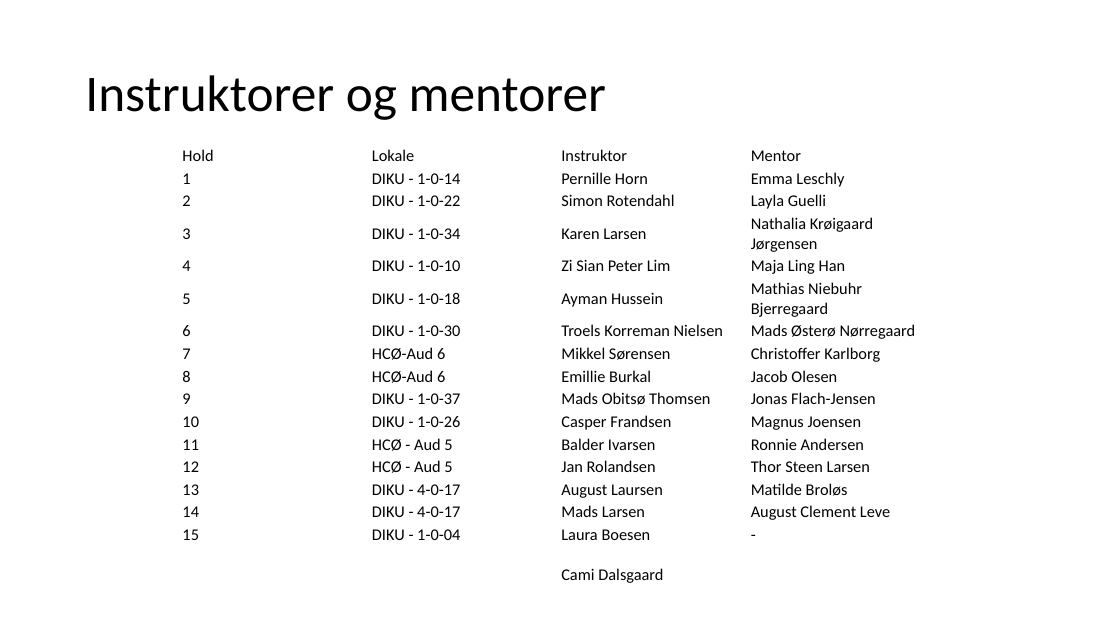
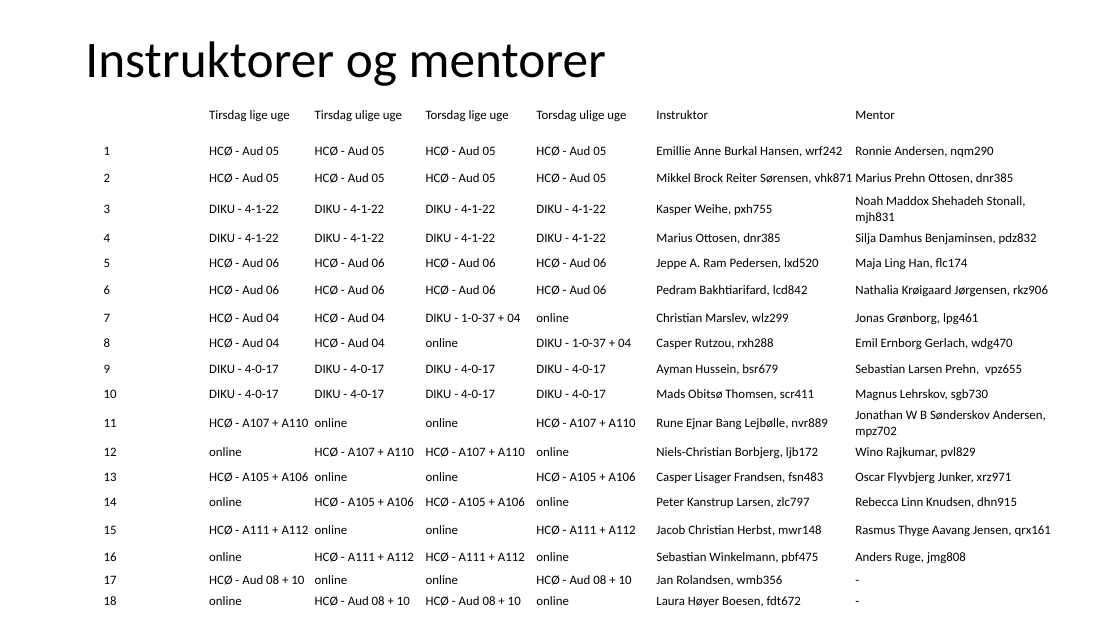
Before and after one commit to fisterloegsovs/pop22, a slide deck: slide 3 of lectures/01WelcomeNScratch/1.1Welcome/lecture.pptx. Drawn at 1120x630 pixels with LibreOffice and Linux fonts; fonts in the diff are those of the drawing. Boxes give left, top, right and bottom in pixels: in the first picture for what was removed or moved away, otherwise in the second. Text is boxed around its words. In the diff, an @@ line names an element or a change of style, - is before the commit and + after.

```diff
--- a/lectures/01WelcomeNScratch/1.1Welcome/lecture.pptx
+++ b/lectures/01WelcomeNScratch/1.1Welcome/lecture.pptx
@@ title "Instruktorer og mentorer" moved from (x1=85, y1=75, x2=606, y2=120) to (x1=85, y1=41, x2=606, y2=86) @@
@@ table added at (x1=103, y1=92, x2=1055, y2=611), 19 rows, 7 columns @@
+ | Tirsdag lige uge | Tirsdag ulige uge | Torsdag lige uge | Torsdag ulige uge | Instruktor | Mentor
+1 | HCØ - Aud 05 | HCØ - Aud 05 | HCØ - Aud 05 | HCØ - Aud 05 | Emillie Anne Burkal Hansen, wrf242 | Ronnie Andersen, nqm290
+2 | HCØ - Aud 05 | HCØ - Aud 05 | HCØ - Aud 05 | HCØ - Aud 05 | Mikkel Brock Reiter Sørensen, vhk871 | Marius Prehn Ottosen, dnr385
+3 | DIKU - 4-1-22 | DIKU - 4-1-22 | DIKU - 4-1-22 | DIKU - 4-1-22 | Kasper Weihe, pxh755 | Noah Maddox Shehadeh Stonall, mjh831
+4 | DIKU - 4-1-22 | DIKU - 4-1-22 | DIKU - 4-1-22 | DIKU - 4-1-22 | Marius Ottosen, dnr385 | Silja Damhus Benjaminsen, pdz832
+5 | HCØ - Aud 06 | HCØ - Aud 06 | HCØ - Aud 06 | HCØ - Aud 06 | Jeppe A. Ram Pedersen, lxd520 | Maja Ling Han, flc174
+6 | HCØ - Aud 06 | HCØ - Aud 06 | HCØ - Aud 06 | HCØ - Aud 06 | Pedram Bakhtiarifard, lcd842 | Nathalia Krøigaard Jørgensen, rkz906
+7 | HCØ - Aud 04 | HCØ - Aud 04 | DIKU - 1-0-37 + 04 | online | Christian Marslev, wlz299 | Jonas Grønborg, lpg461
+8 | HCØ - Aud 04 | HCØ - Aud 04 | online | DIKU - 1-0-37 + 04 | Casper Rutzou, rxh288 | Emil Ernborg Gerlach, wdg470
+9 | DIKU - 4-0-17 | DIKU - 4-0-17 | DIKU - 4-0-17 | DIKU - 4-0-17 | Ayman Hussein, bsr679 | Sebastian Larsen Prehn, vpz655
+10 | DIKU - 4-0-17 | DIKU - 4-0-17 | DIKU - 4-0-17 | DIKU - 4-0-17 | Mads Obitsø Thomsen, scr411 | Magnus Lehrskov, sgb730
+11 | HCØ - A107 + A110 | online | online | HCØ - A107 + A110 | Rune Ejnar Bang Lejbølle, nvr889 | Jonathan W B Sønderskov Andersen, mpz702
+12 | online | HCØ - A107 + A110 | HCØ - A107 + A110 | online | Niels-Christian Borbjerg, ljb172 | Wino Rajkumar, pvl829
+13 | HCØ - A105 + A106 | online | online | HCØ - A105 + A106 | Casper Lisager Frandsen, fsn483 | Oscar Flyvbjerg Junker, xrz971
+14 | online | HCØ - A105 + A106 | HCØ - A105 + A106 | online | Peter Kanstrup Larsen, zlc797 | Rebecca Linn Knudsen, dhn915
+15 | HCØ - A111 + A112 | online | online | HCØ - A111 + A112 | Jacob Christian Herbst, mwr148 | Rasmus Thyge Aavang Jensen, qrx161
+16 | online | HCØ - A111 + A112 | HCØ - A111 + A112 | online | Sebastian Winkelmann, pbf475 | Anders Ruge, jmg808
+17 | HCØ - Aud 08 + 10 | online | online | HCØ - Aud 08 + 10 | Jan Rolandsen, wmb356 | -
+18 | online | HCØ - Aud 08 + 10 | HCØ - Aud 08 + 10 | online | Laura Høyer Boesen, fdt672 | -
@@ table removed at (x1=181, y1=145, x2=941, y2=544), 16 rows, 4 columns @@
-Hold | Lokale | Instruktor | Mentor
-1 | DIKU - 1-0-14 | Pernille Horn | Emma Leschly
-2 | DIKU - 1-0-22 | Simon Rotendahl | Layla Guelli
-3 | DIKU - 1-0-34 | Karen Larsen | Nathalia Krøigaard Jørgensen
-4 | DIKU - 1-0-10 | Zi Sian Peter Lim | Maja Ling Han
-5 | DIKU - 1-0-18 | Ayman Hussein | Mathias Niebuhr Bjerregaard
-6 | DIKU - 1-0-30 | Troels Korreman Nielsen | Mads Østerø Nørregaard
-7 | HCØ-Aud 6 | Mikkel Sørensen | Christoffer Karlborg
-8 | HCØ-Aud 6 | Emillie Burkal | Jacob Olesen
-9 | DIKU - 1-0-37 | Mads Obitsø Thomsen | Jonas Flach-Jensen
-10 | DIKU - 1-0-26 | Casper Frandsen | Magnus Joensen
-11 | HCØ - Aud 5 | Balder Ivarsen | Ronnie Andersen
-12 | HCØ - Aud 5 | Jan Rolandsen | Thor Steen Larsen
-13 | DIKU - 4-0-17 | August Laursen | Matilde Broløs
-14 | DIKU - 4-0-17 | Mads Larsen | August Clement Leve
-15 | DIKU - 1-0-04 | Laura Boesen | -
@@ text removed at (x1=561, y1=568, x2=663, y2=583) @@
-Cami Dalsgaard
```
Also in this commit, not shown: 2 other slides changed, 3 slides added, 2 slides removed, 27 other files.
